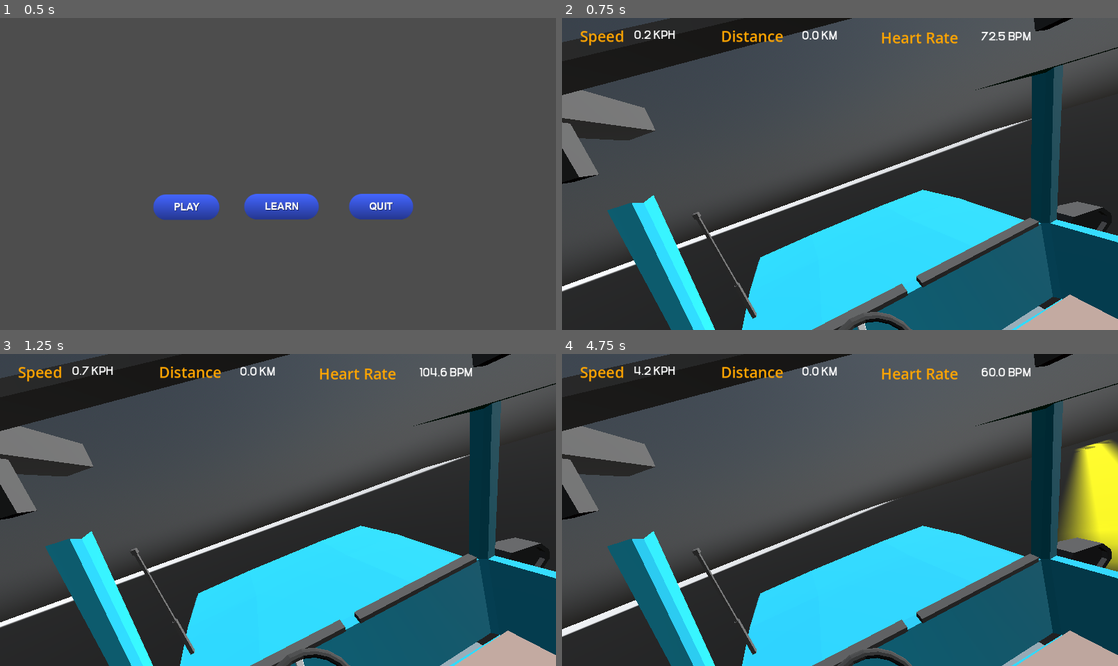
Above: before the commit, frames 1-4 (two rows, left to right).
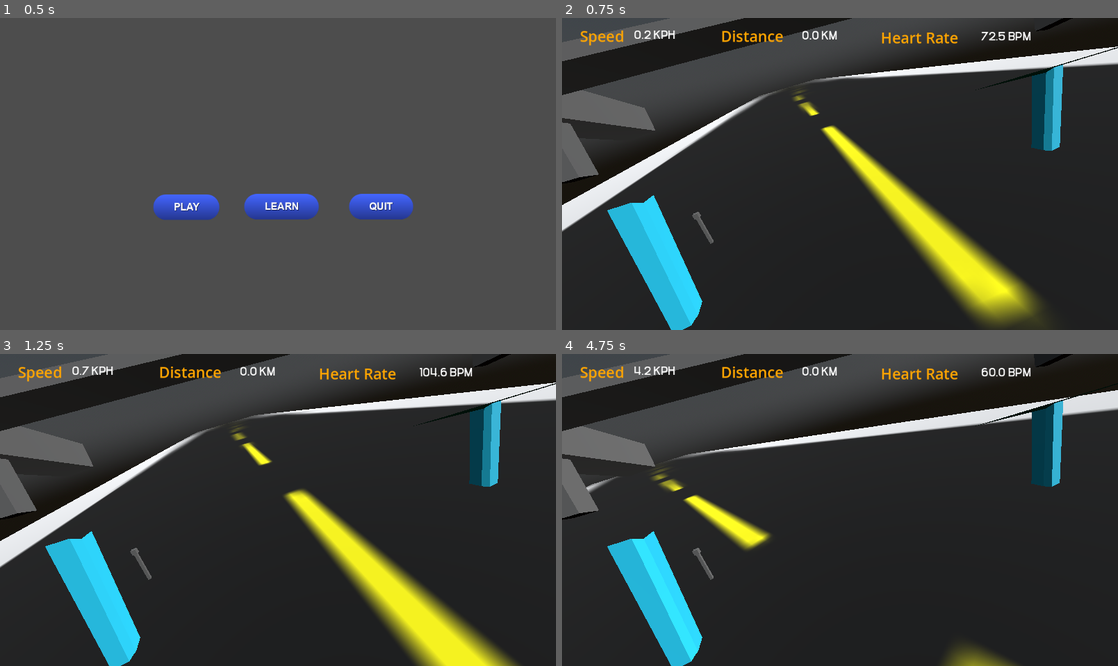
Above: after the commit, the same moments.

Repository: skylandyamato/SemiFinal-Season-Trip-
Game: Godot game, scene res://main_menu/main_menu.tscn
Same seed, same stepped clock (60 frames per second), same inputs: the game is played once before the commit and once after it.
Inputs (mouse positions are in pixels of both pictures, inside the frame that each line leads up to):
- Up to frame 1 (0.5 s): no input
- Up to frame 2 (0.75 s): click (751, 208) at 0.5 s
- Up to frame 3 (1.25 s): no input
- Up to frame 4 (4.75 s): click (1101, 372) at 1.25 s; tap Enter (ui_accept) at 2, 2.27, 3.02, 4.52 s; hold Right (ui_right) 2.03-2.78 s; hold Down (ui_down) 2.78-3.53 s; hold Right (ui_right) 3.53-4.28 s; hold Up (ui_up) from 4.28 s (still down)

Frame 1 is identical in both runs. In frame 2, 62% of the frame differs, in the area x 0-100%, y 0-100%; in frame 3, 62%; in frame 4, 67%.

Commit message:
fixed road generation by fixing scaling
also kinda fucked up the car camera trying to look at what's happening to the road

Diff:
--- a/Move_the_Car.gd
+++ b/Move_the_Car.gd
@@ -1,7 +1,7 @@
 extends VehicleBody3D
 
 const MAX_SPEED = 100
-const ENGINE_POWER = 300
+const ENGINE_POWER = 200
 const MAX_TURN_SPEED = 0.5
 const TURN_ACCELERATION = 1.0
 
--- a/main_game/main_game.tscn
+++ b/main_game/main_game.tscn
@@ -33,7 +33,7 @@
 transform = Transform3D(20, 0, 0, 0, 20, 0, 0, 0, 20, 0, 0, 0)
 
 [node name="Car" parent="." instance=ExtResource("5_uy6u3")]
-transform = Transform3D(0.999999, 0, 0, 0, 1, 0, 0, 0, 1, 4, 148.319, -4)
+transform = Transform3D(-0.00897098, -1.02446e-08, 0.99996, -0.45156, 0.892232, -0.00405109, -0.892195, -0.451579, -0.0080042, 0, 25.5216, -11.0601)
 inertia = Vector3(363.64, 261.36, 420.45)
 
 [node name="Control" type="Control" parent="."]
--- a/road_generator.gd
+++ b/road_generator.gd
@@ -10,7 +10,7 @@
 # Called when the node enters the scene tree for the first time.
 
 var terrain_belt: Array[MeshInstance3D] = []
-var terrain_vel = 0
+var terrain_vel = 10
 @export var terrain_blocks = randi_range(3, 6)
 @export_dir var terrain_blocks_path = "res://road_tiles"
 
@@ -20,23 +20,25 @@
 
 func _physics_process(delta: float) -> void:
 	_progress_terrain(delta, part)
-	print(terrain_vel)
 	pass
 
 func randomize_road():
 	match randomizer:
 		11:
 			randomizer = 0
+			print("Spawned Right")
 			return RoadBlocks[type[0]][RoadBlocks[type[0]].size()-2]
 		12:
 			randomizer = 0
+			print("Spawned Left")
 			return RoadBlocks[type[0]][RoadBlocks[type[0]].size()-3]
 		13:
 			randomizer = 0
+			print("Spawned Intersect")
 			return RoadBlocks[type[0]][RoadBlocks[type[0]].size()-4]
 		_:
 			randomizer += randi_range(1, 3)
-			print(randomizer)
+			print("Spawned Straight")
 			return RoadBlocks[type[0]][RoadBlocks[type[0]].size()-1]
 
 
@@ -57,10 +59,12 @@
 
 func _append_to_far_edge(target_block: MeshInstance3D, appending_block: MeshInstance3D) -> void:
 	appending_block.position.z = target_block.position.z - target_block.mesh.size.y/2 - appending_block.mesh.size.y/2
+	print(appending_block.position)
+	print(target_block.position)
+	print(target_block.position.z - target_block.mesh.size.y/2 - appending_block.mesh.size.y/2)
+
 	#appending_block.rotate_z(randi())
 	#Reminder: pos x & 2 + = right; pos x & 2 - = left
-	#Reminder: build chunks from the mesh or smth then rotate it when needed
-	#search how to turn multiple meshes into one whole
 
 func _load_terrain_scenes(target_path: String) -> void:
 	var dir = DirAccess.open(target_path)
@@ -97,4 +101,5 @@
 	return part
 
 func _on_control_speed_changed(speed):
-	terrain_vel = speed
+	pass
+	#terrain_vel = speed * 5
--- a/road_tiles/road_intersect_0.tscn
+++ b/road_tiles/road_intersect_0.tscn
@@ -6,7 +6,7 @@
 albedo_texture = ExtResource("1_ml4me")
 
 [sub_resource type="PlaneMesh" id="PlaneMesh_f55eg"]
-size = Vector2(15, 15)
+size = Vector2(30, 30)
 
 [node name="road_intersect_0" type="MeshInstance3D"]
 material_override = SubResource("StandardMaterial3D_rqofp")
--- a/road_tiles/road_lturn_0.tscn
+++ b/road_tiles/road_lturn_0.tscn
@@ -6,7 +6,7 @@
 albedo_texture = ExtResource("1_n22gs")
 
 [sub_resource type="PlaneMesh" id="PlaneMesh_j14wg"]
-size = Vector2(15, 15)
+size = Vector2(30, 30)
 
 [node name="road_lturn_0" type="MeshInstance3D"]
 material_override = SubResource("StandardMaterial3D_7xyi3")
--- a/road_tiles/road_rturn_0.tscn
+++ b/road_tiles/road_rturn_0.tscn
@@ -6,7 +6,7 @@
 albedo_texture = ExtResource("1_sfq0g")
 
 [sub_resource type="PlaneMesh" id="PlaneMesh_821wv"]
-size = Vector2(15, 15)
+size = Vector2(30, 30)
 
 [node name="road_rturn_0" type="MeshInstance3D"]
 material_override = SubResource("StandardMaterial3D_6ui63")
--- a/road_tiles/road_straight_0.tscn
+++ b/road_tiles/road_straight_0.tscn
@@ -6,9 +6,8 @@
 albedo_texture = ExtResource("1_tw3yv")
 
 [sub_resource type="PlaneMesh" id="PlaneMesh_dejxb"]
-size = Vector2(15, 15)
+size = Vector2(30, 30)
 
 [node name="road_straight_0" type="MeshInstance3D"]
-transform = Transform3D(20, 0, 0, 0, 20, 0, 0, 0, 20, 0, 0, 0)
 material_override = SubResource("StandardMaterial3D_lgxb2")
 mesh = SubResource("PlaneMesh_dejxb")
